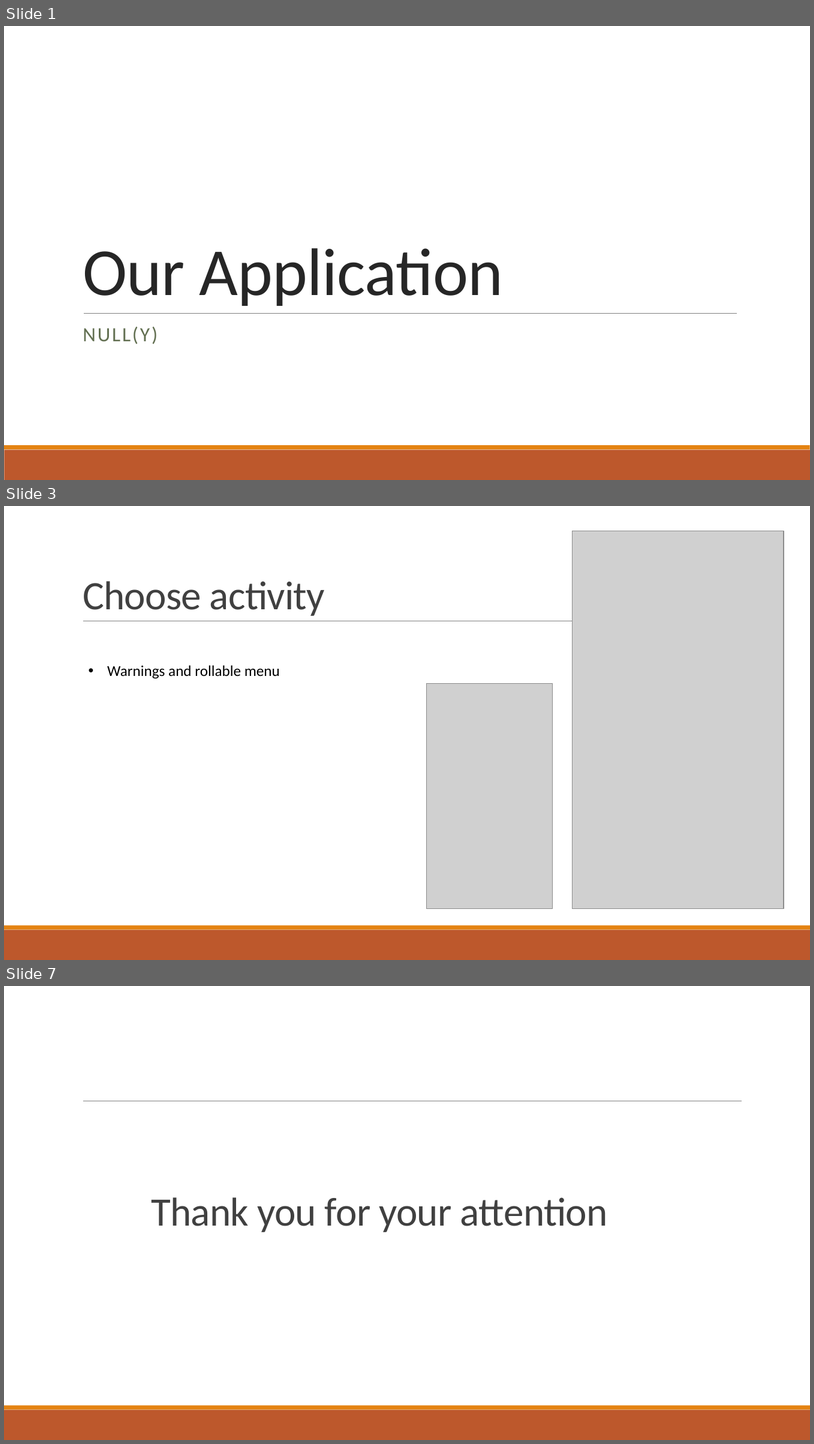
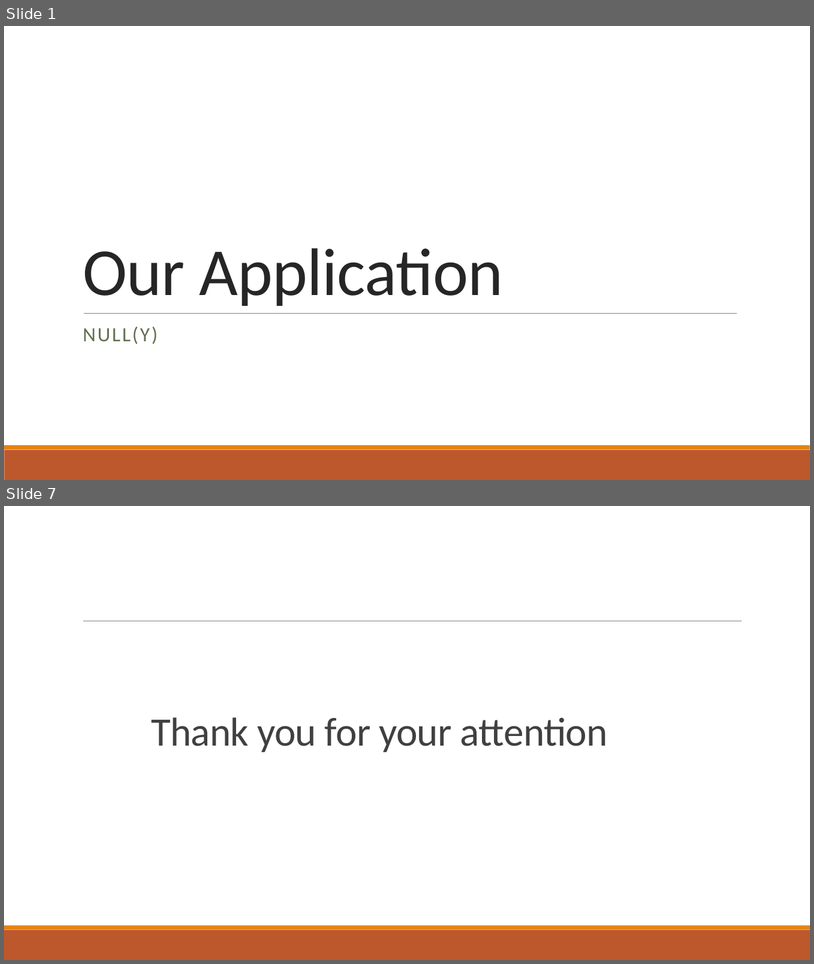
Before and after one commit to coding-competition-2019/nully, a slide deck: Our Application.pptx. Shown one above the other, each under a label of ours: slides 1, 3 and 7 before the commit, slides 1 and 7 after it; the slides between them are not shown. The pictures are 814x1444 and 814x964 pixels, drawn with LibreOffice and Linux fonts; fonts in the diff are those of the drawing; grey boxes stand for pictures. Boxes give left, top, right and bottom in pixels: in the first picture for what was removed or moved away, otherwise in the second. Text is boxed around its words. In the diff, an @@ line names an element or a change of style, - is before the commit and + after.

```diff
--- a/Our Application.pptx
+++ b/Our Application.pptx
@@ slide 3 removed at (4,506,810,960), background #FFFFFF; not listed: 3 template elements that a slide beside it also shows @@
@@ picture removed at (573,531,784,908) @@
@@ title removed at (83,581,325,616) @@
-Choose activity
@@ text removed at (107,665,280,679) @@
-• Warnings and rollable menu
@@ picture removed at (427,683,553,908) @@
```
Also in this commit, not shown: 4 slides changed, 1 slide added.
